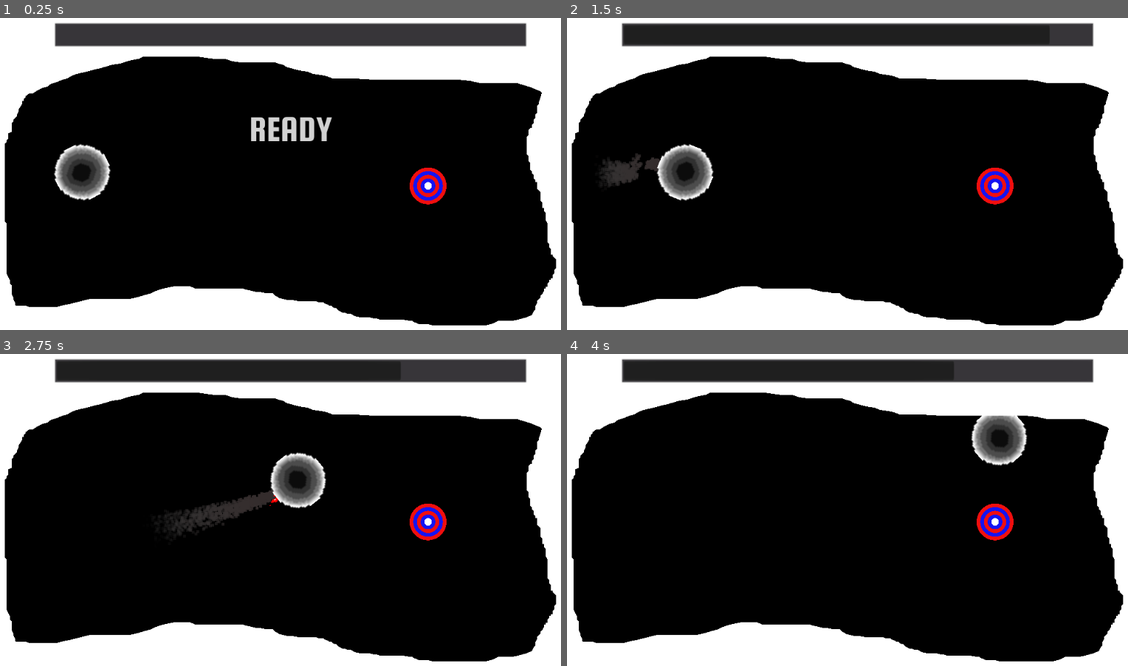
Above: before the commit, frames 1-4 (two rows, left to right).
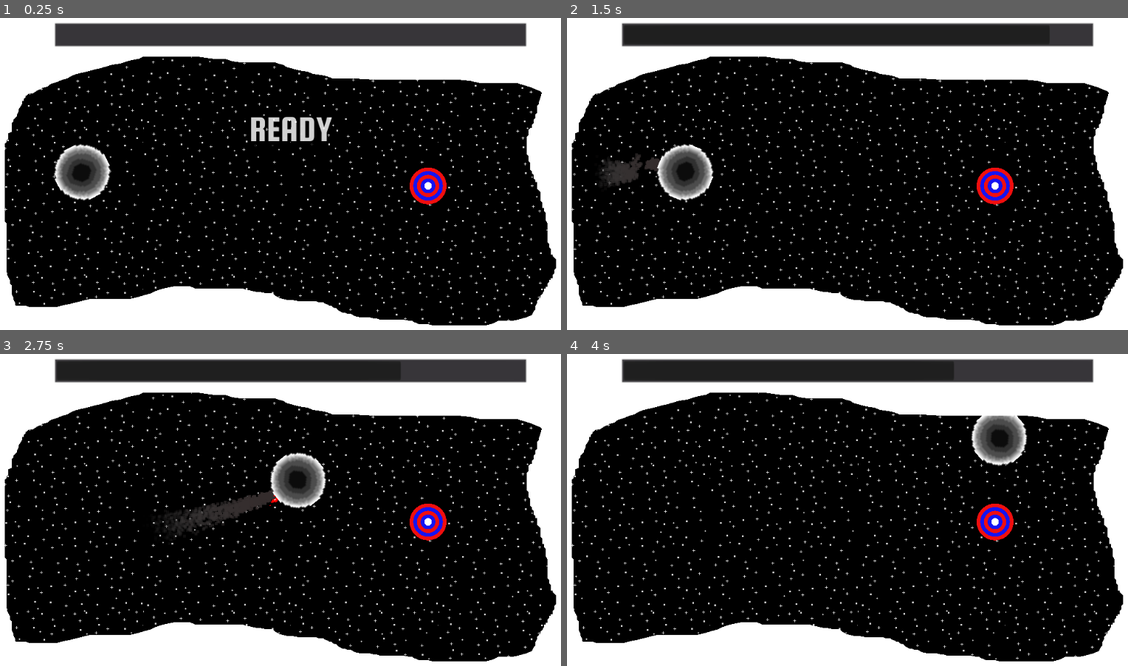
Above: after the commit, the same moments.

Repository: ReneEmmaneel/space-game
Game: Godot game, scene res://Levels/Levels/Level2.tscn
Same seed, same stepped clock (60 frames per second), same inputs: the game is played once before the commit and once after it. This scene is started directly instead of the project's main scene.
Inputs (mouse positions are in pixels of both pictures, inside the frame that each line leads up to):
- Up to frame 1 (0.25 s): no input
- Up to frame 2 (1.5 s): move the mouse to (987, 161) at 0.52 s; press the mouse at (987, 161) at 0.53 s; move the mouse to (740, 195) at 1.27 s; release the mouse at (740, 195) at 1.28 s; click (740, 195) at 1.35 s
- Up to frame 3 (2.75 s): move the mouse to (347, 438) at 2.02 s; press the mouse at (347, 438) at 2.03 s
- Up to frame 4 (4 s): move the mouse to (830, 581) at 2.77 s; release the mouse at (830, 581) at 2.78 s; click (830, 581) at 2.85 s; move the mouse to (1032, 566) at 3.52 s; press the mouse at (1032, 566) at 3.53 s

The runs differ from the first frame. In frame 1, 2.3% of the frame differs, in the area x 0-99%, y 12-99%; in frame 2, 2.3%; in frame 3, 2.3%; in frame 4, 2.3%.

Commit message:
added stars background

Diff:
--- a/LevelObjects/SpaceShip.tscn
+++ b/LevelObjects/SpaceShip.tscn
@@ -375,7 +375,7 @@
 
 [sub_resource type="ShaderMaterial" id=33]
 shader = SubResource( 32 )
-shader_param/explode = 1.0
+shader_param/explode = 0.1
 shader_param/noise = SubResource( 35 )
 
 [node name="SpaceShipBody" type="KinematicBody2D"]
--- a/Levels/Levels/Level2.tscn
+++ b/Levels/Levels/Level2.tscn
@@ -6,12 +6,35 @@
 [ext_resource path="res://LevelObjects/Animation.tscn" type="PackedScene" id=4]
 [ext_resource path="res://Levels/Levels/level1.png" type="Texture" id=5]
 [ext_resource path="res://LevelObjects/FuelBar.tscn" type="PackedScene" id=6]
+[ext_resource path="res://art/stars1.png" type="Texture" id=7]
+
+[sub_resource type="Shader" id=8]
+code = "shader_type canvas_item;
+
+uniform sampler2D stars;
+
+void fragment() {
+	vec4 text = texture(stars, UV);
+	COLOR.rgb = text.rgb;
+	float cos_value = (cos(TIME) + 1f) / 2f;
+	COLOR.a = cos_value * 0.2 + 0.4;
+}
+"
+
+[sub_resource type="ShaderMaterial" id=7]
+shader = SubResource( 8 )
+shader_param/stars = ExtResource( 7 )
 
 [node name="Node2D" type="Control"]
 script = ExtResource( 1 )
 __meta__ = {
 "_edit_use_anchors_": false
 }
+
+[node name="stars" type="Sprite" parent="."]
+material = SubResource( 7 )
+texture = ExtResource( 7 )
+centered = false
 
 [node name="SpaceShipBody" parent="." instance=ExtResource( 2 )]
 position = Vector2( 150.334, 289.945 )
Not shown: 1 places in Levels/Levels/Level2.tscn that only renumber resources
Binary file added: art/stars1.png
Not shown, added: art/stars1.png.import
Binary file added: art/stars2.png
Not shown, added: art/stars2.png.import
